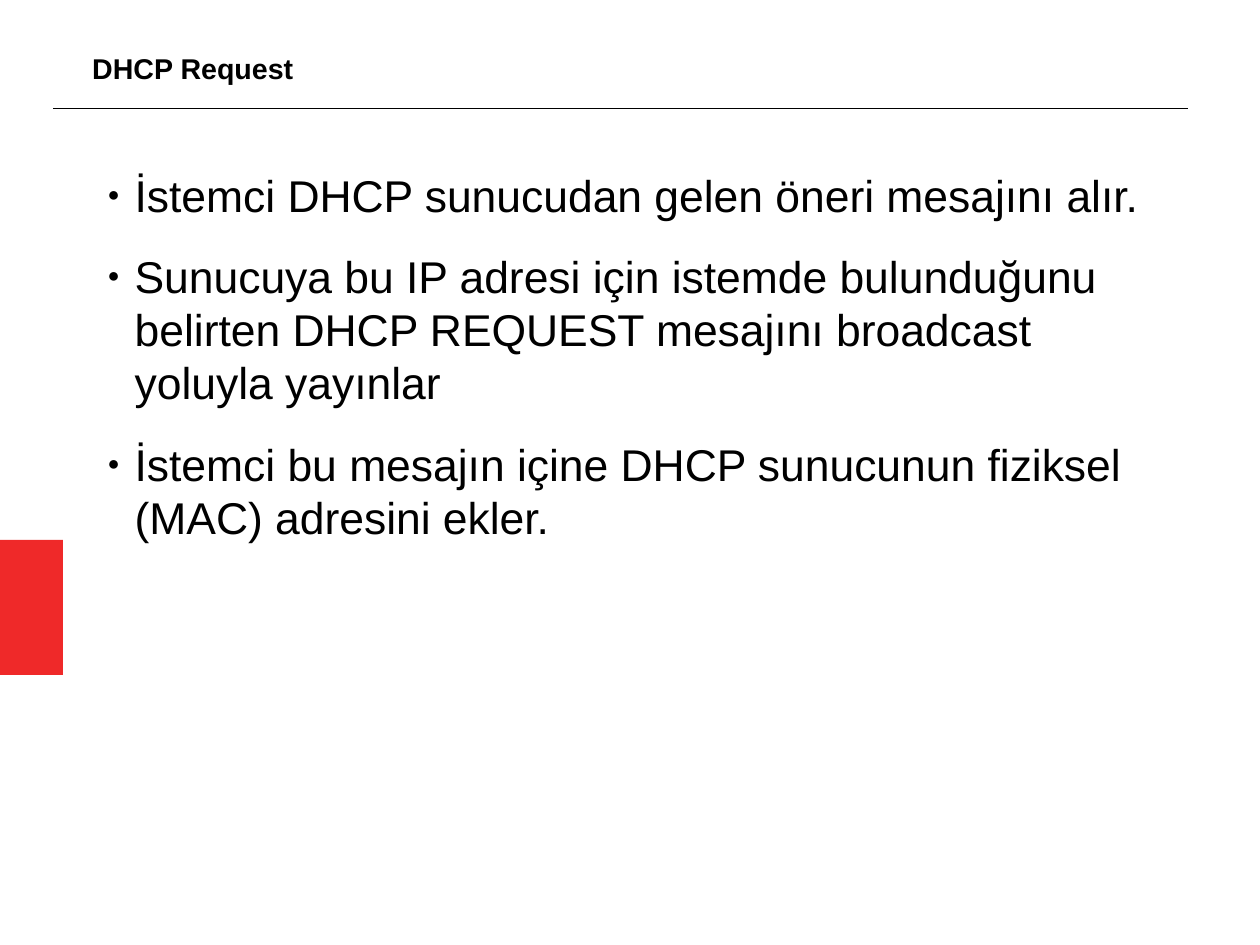
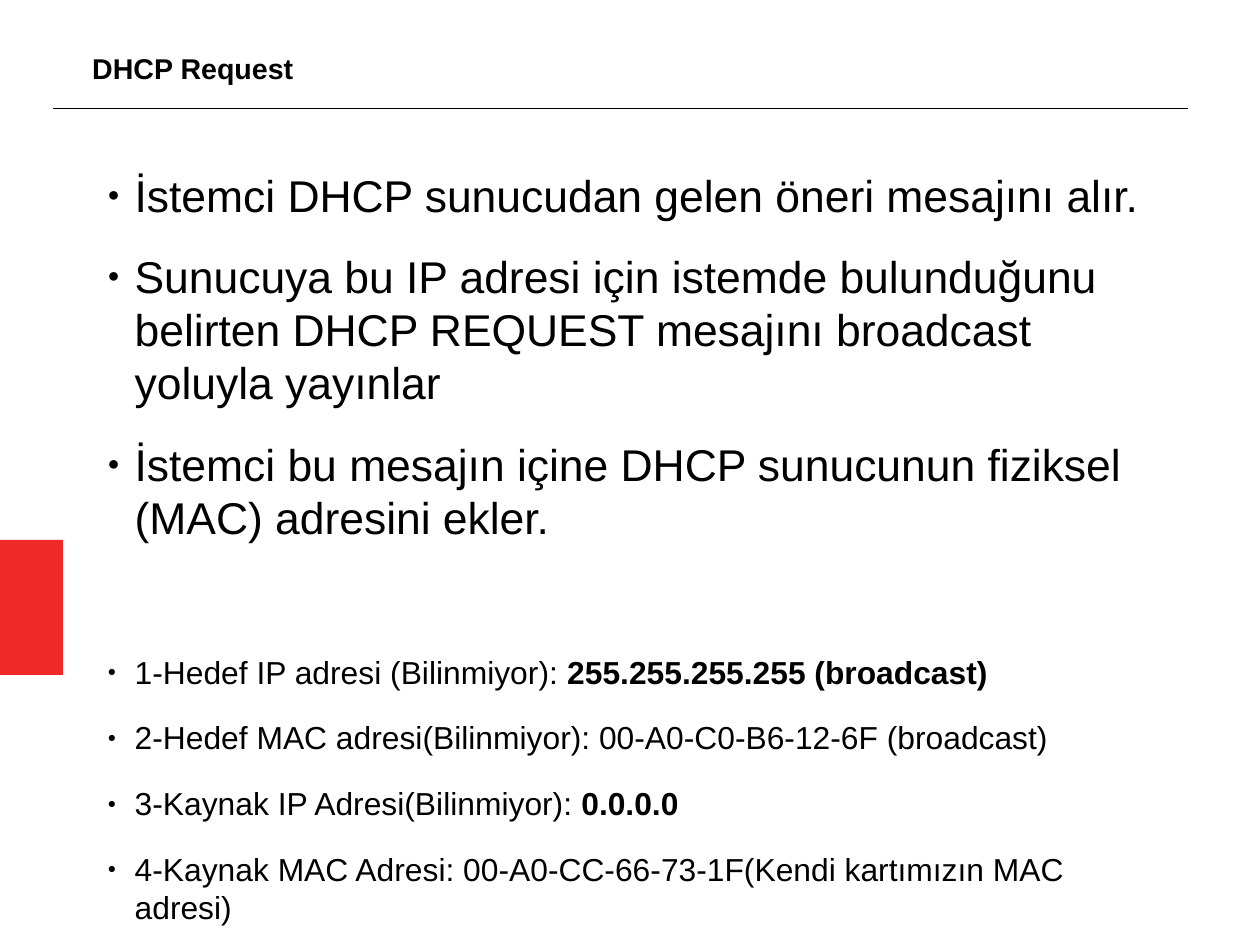
Before and after one commit to aciklab/oyyk18-sysadm, a slide deck: slide 6 of sunumlar/dhcp.odp. Drawn at 1260x945 pixels with LibreOffice and Linux fonts; fonts in the diff are those of the drawing. Boxes give left, top, right and bottom in pixels: in the first picture for what was removed or moved away, otherwise in the second. Text is boxed around its words. In the diff, an @@ line names an element or a change of style, - is before the commit and + after.

```diff
--- a/sunumlar/dhcp.odp
+++ b/sunumlar/dhcp.odp
@@ text at bbox=[135, 661, 1064, 887]: paragraphs added @@
+● 1-Hedef IP adresi (Bilinmiyor): 255.255.255.255 (broadcast)
+● 2-Hedef MAC adresi(Bilinmiyor): 00-A0-C0-B6-12-6F (broadcast)
+● 3-Kaynak IP Adresi(Bilinmiyor): 0.0.0.0
+● 4-Kaynak MAC Adresi: 00-A0-CC-66-73-1F(Kendi kartımızın MAC adresi)
```
Also in this commit, not shown: 7 other slides changed, 1 slide added, 1 slide removed.
